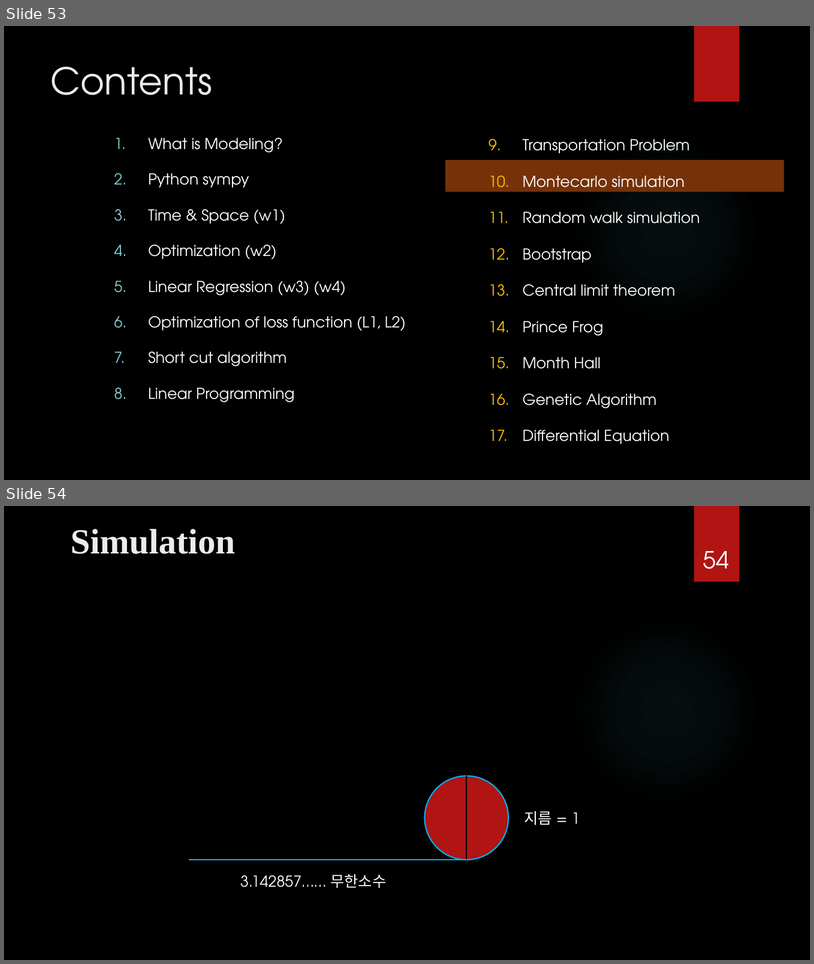
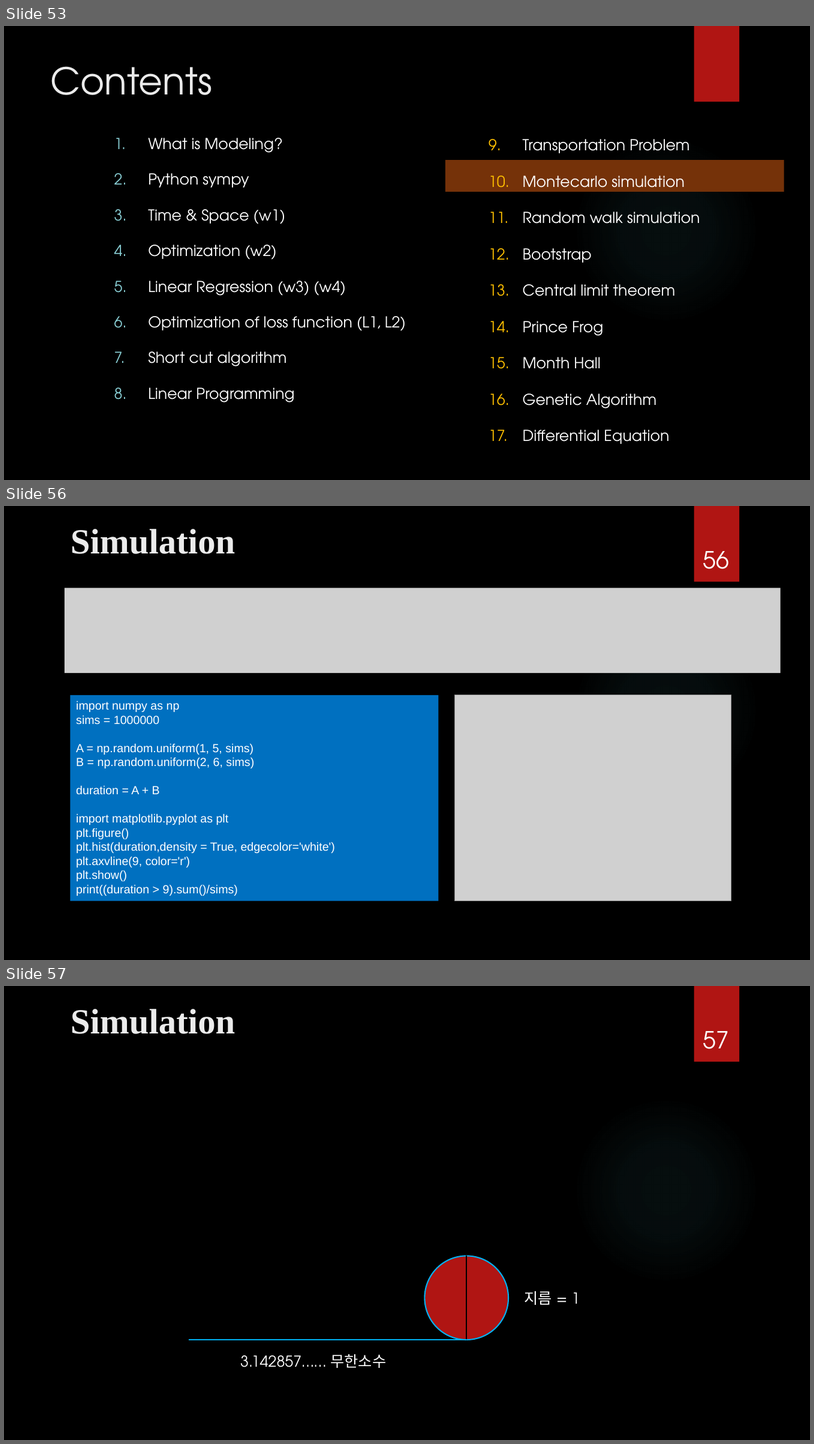
Before and after one commit to ancestor9/mathematics-for-machine-learning, a slide deck: Calculus/Modeling_Simulation.pptx. Shown one above the other, each under a label of ours: slides 53 and 54 before the commit, slides 53, 56 and 57 after it; the slides between them are not shown. The pictures are 814x964 and 814x1444 pixels, drawn with LibreOffice and Linux fonts; fonts in the diff are those of the drawing; grey boxes stand for pictures; background and template pictures are left out. Boxes give left, top, right and bottom in pixels: in the first picture for what was removed or moved away, otherwise in the second. Text is boxed around its words. In the diff, an @@ line names an element or a change of style, - is before the commit and + after.

```diff
--- a/Calculus/Modeling_Simulation.pptx
+++ b/Calculus/Modeling_Simulation.pptx
@@ slide 56 added at box(4, 506, 810, 960), background picture (left out); not listed: 2 template elements that a slide beside it also shows @@
@@ title added at box(71, 529, 235, 554), 42 pt, text #EBEBEB, bold @@
+Simulation
@@ page number added at box(704, 551, 729, 569), 28 pt, text #FFFFFF @@
+56
@@ picture added at box(65, 588, 781, 673) @@
@@ rectangle added at box(70, 695, 438, 900), fill #0070C0, 14 pt, text #FFFFFF @@
+import numpy as np
+sims = 1000000
+A = np.random.uniform(1, 5, sims)
+B = np.random.uniform(2, 6, sims)
+duration = A + B
+import matplotlib.pyplot as plt
+plt.figure()
+plt.hist(duration,density = True, edgecolor='white')
+plt.axvline(9, color='r')
+plt.show()
+print((duration > 9).sum()/sims)
@@ picture added at box(455, 695, 732, 900) @@
@@ what was slide 54 is now slide 57 @@
@@ page number at box(704, 1031, 729, 1049): text changed @@
-54
+57
```
Also in this commit, not shown: 2 other slides added.
